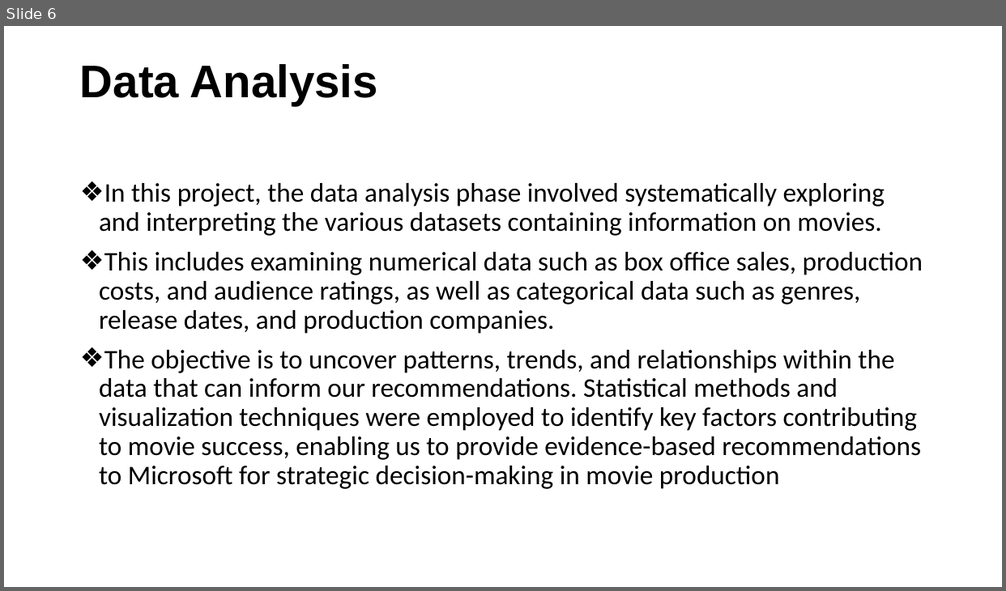
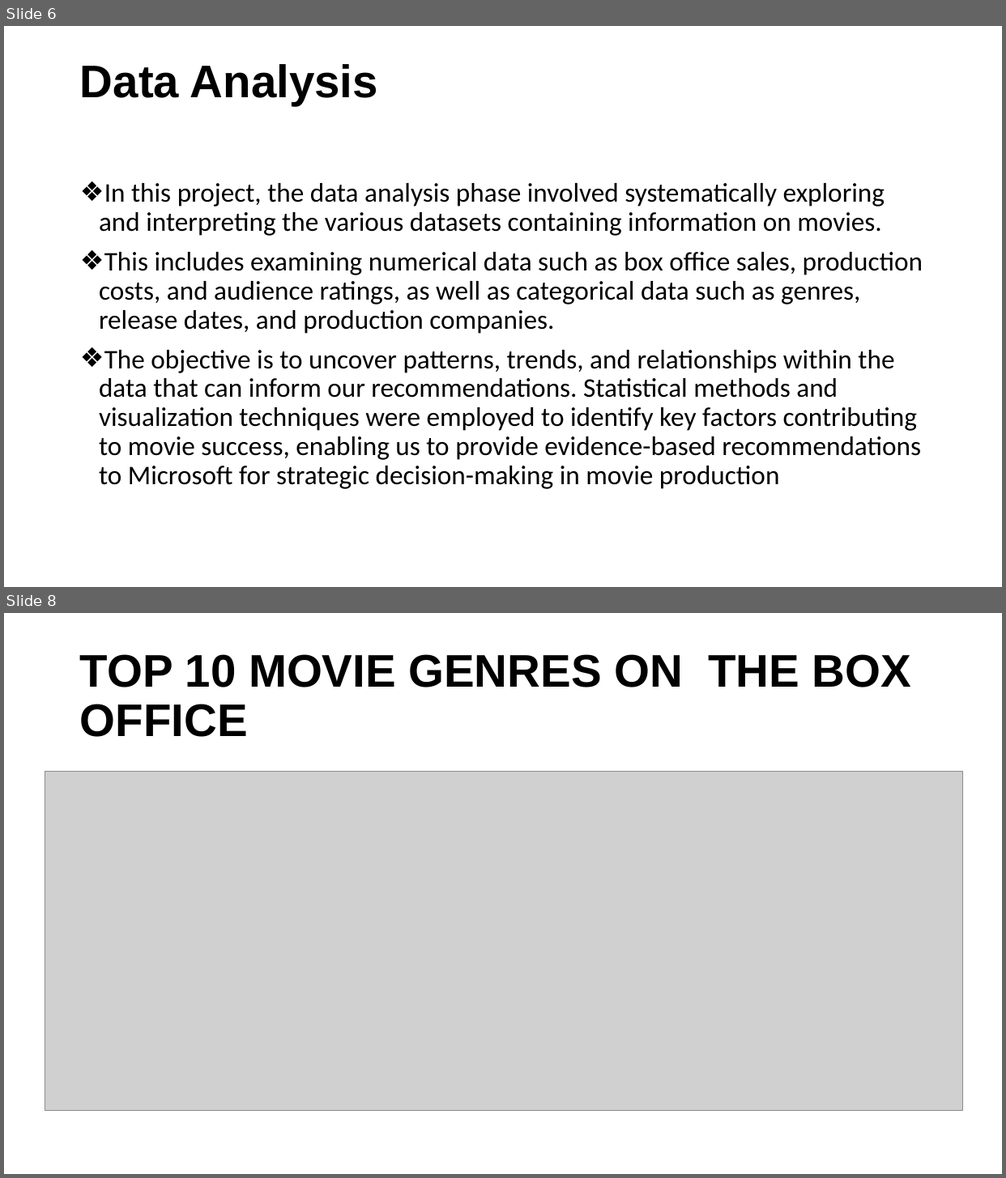
Before and after one commit to ISAACKW/PHASE1_PROJECT, a slide deck: PHASE1PPT.pptx. Shown one above the other, each under a label of ours: slide 6 before the commit, slides 6 and 8 after it; the slides between them are not shown. The pictures are 1006x591 and 1006x1178 pixels, drawn with LibreOffice and Linux fonts; fonts in the diff are those of the drawing; grey boxes stand for pictures. Boxes give left, top, right and bottom in pixels: in the first picture for what was removed or moved away, otherwise in the second. Text is boxed around its words. In the diff, an @@ line names an element or a change of style, - is before the commit and + after.

```diff
--- a/PHASE1PPT.pptx
+++ b/PHASE1PPT.pptx
@@ slide 8 added at box(4, 613, 1002, 1174), background #FFFFFF @@
@@ title added at box(80, 654, 911, 737), 44 pt, text #000000, bold @@
+TOP 10 MOVIE GENRES ON THE BOX OFFICE
@@ picture added at box(45, 771, 963, 1111) @@
```
Also in this commit, not shown: 8 other slides added, 1 other file.
